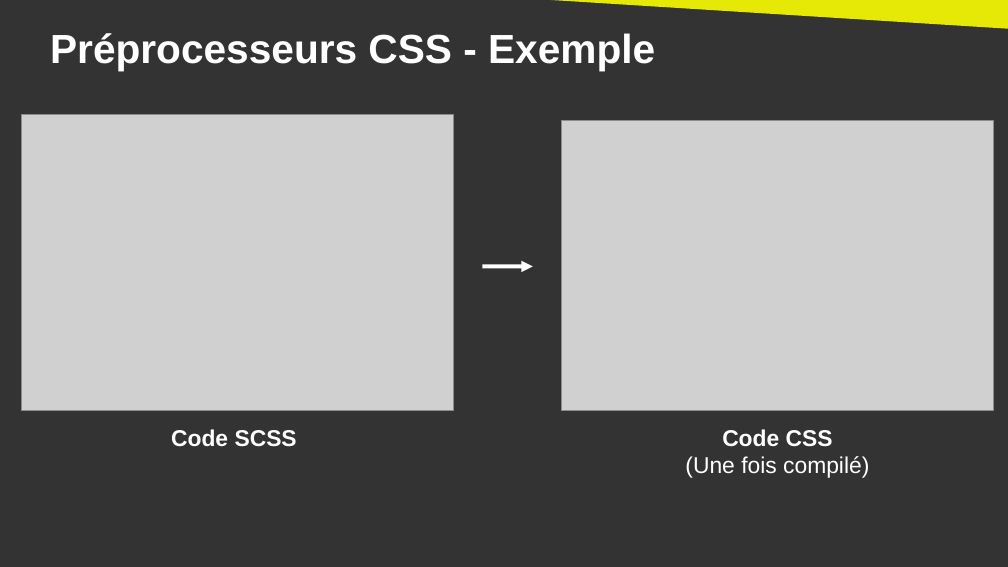
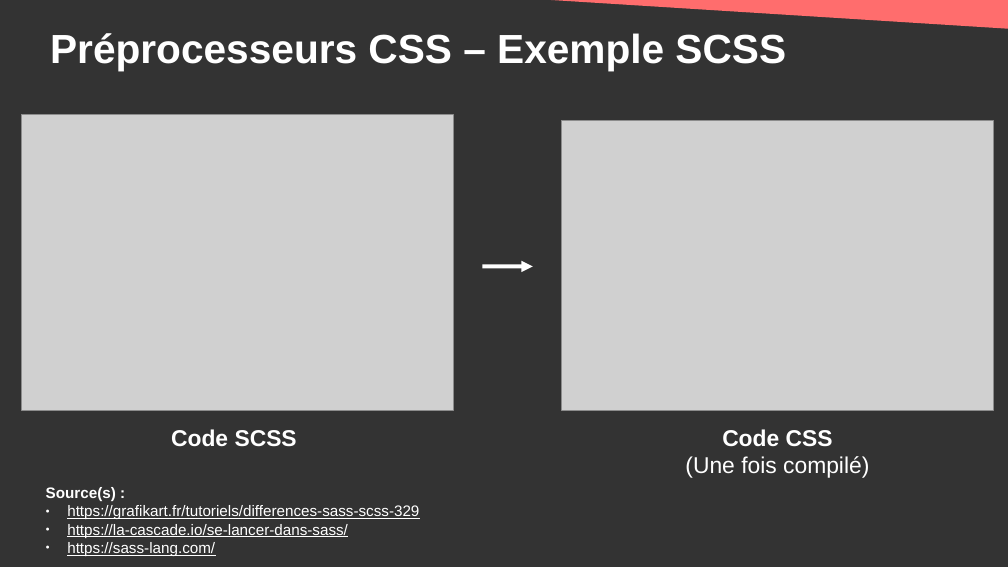
Before and after one commit to DanYellow/cours, a slide deck: slide 25 of developpement-front-s5/travaux-pratiques/numero-4/presentation.odp (slide 24 before the commit). Drawn at 1008x567 pixels with LibreOffice and Linux fonts; fonts in the diff are those of the drawing; grey boxes stand for pictures. Boxes give left, top, right and bottom in pixels: in the first picture for what was removed or moved away, otherwise in the second. Text is boxed around its words. In the diff, an @@ line names an element or a change of style, - is before the commit and + after.

```diff
--- a/developpement-front-s5/travaux-pratiques/numero-4/presentation.odp
+++ b/developpement-front-s5/travaux-pratiques/numero-4/presentation.odp
@@ right triangle at <box>488,0,1008,29</box>: fill #E6E905 to #FF6D6D @@
@@ title at <box>50,33,786,70</box>: text changed @@
-Préprocesseurs CSS - Exemple
+Préprocesseurs CSS – Exemple SCSS
@@ text added at <box>46,487,419,556</box>, 12 pt, text #FFFFFF, underline @@
+Source(s) :
+● https://grafikart.fr/tutoriels/differences-sass-scss-329
+● https://la-cascade.io/se-lancer-dans-sass/
+● https://sass-lang.com/
```
Also in this commit, not shown: 5 other slides changed, 2 slides added, 1 other file.
